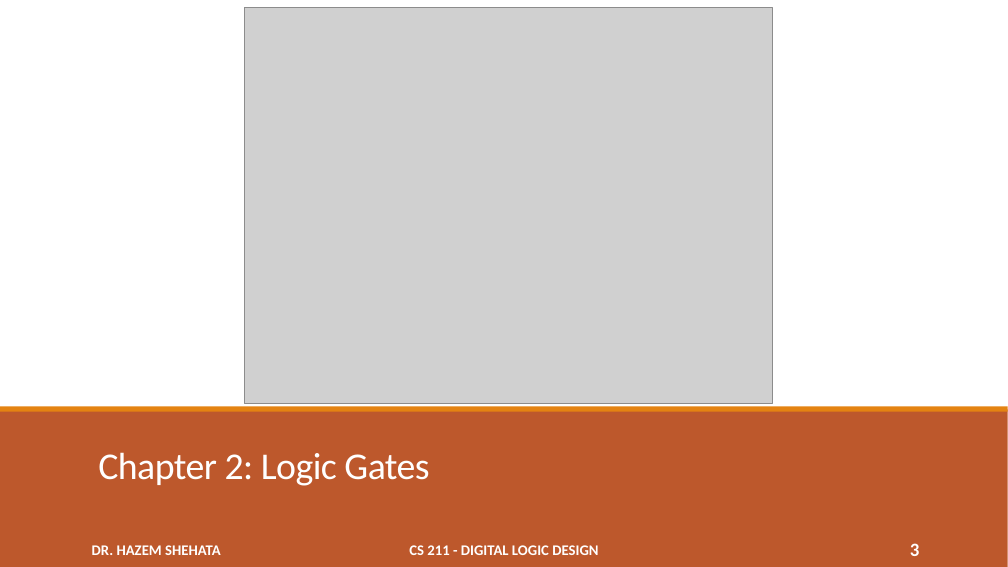
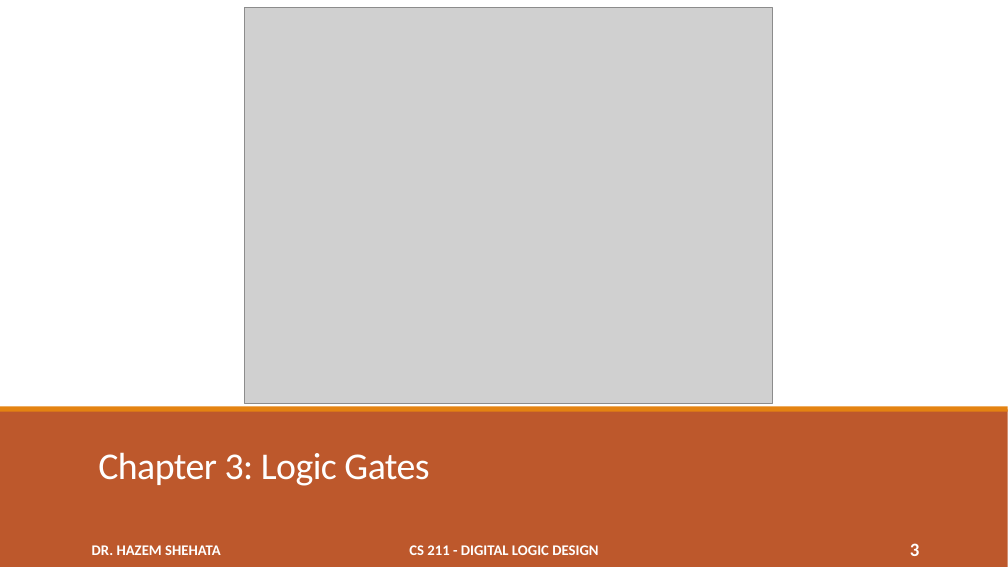
Before and after one commit to hshehata/hshehata.github.io, a slide deck: slide 3 of courses/su/cs211/files/lecture_05.pptx. Drawn at 1008x567 pixels with LibreOffice and Linux fonts; fonts in the diff are those of the drawing; grey boxes stand for pictures. Boxes give left, top, right and bottom in pixels: in the first picture for what was removed or moved away, otherwise in the second. Text is boxed around its words. In the diff, an @@ line names an element or a change of style, - is before the commit and + after.

```diff
--- a/courses/su/cs211/files/lecture_05.pptx
+++ b/courses/su/cs211/files/lecture_05.pptx
@@ title at <box>98,452,429,486</box>: text changed @@
-Chapter 2: Logic Gates
+Chapter 3: Logic Gates
```
Also in this commit, not shown: 1 other slide changed, 2 other files.
